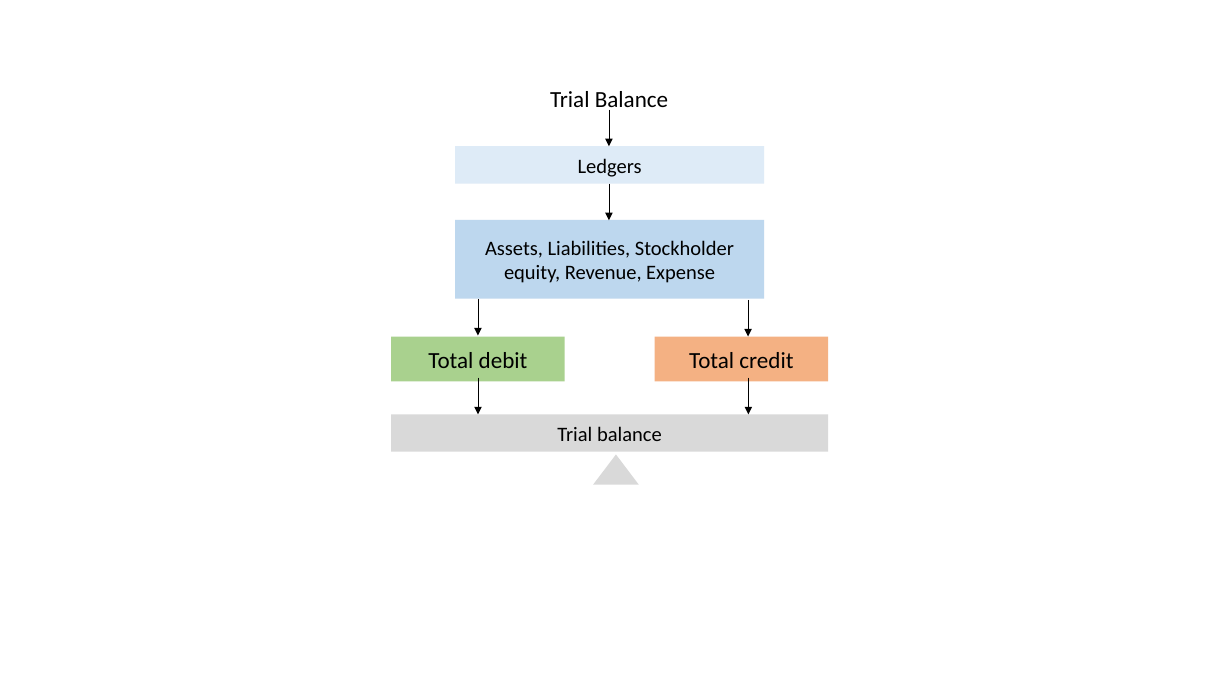
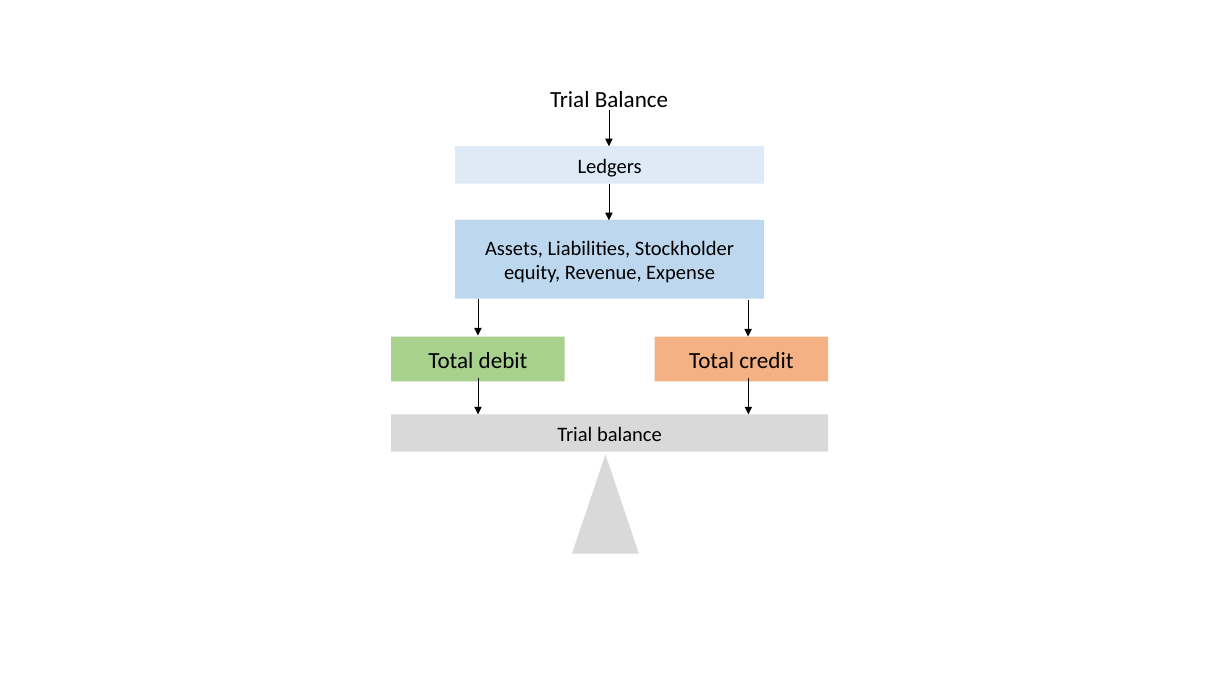
Before and after one commit to leonardodls/product-introduction-financial-accounting, a slide deck: slide 3 of assets/public/Chapter_2_Recording_accounting_transactions/documents/resources/Media/2.1.pptx. Drawn at 1232x693 pixels with LibreOffice and Linux fonts; fonts in the diff are those of the drawing. Boxes give left, top, right and bottom in pixels: in the first picture for what was removed or moved away, otherwise in the second. Text is boxed around its words. In the diff, an @@ line names an element or a change of style, - is before the commit and + after.

```diff
--- a/assets/public/Chapter_2_Recording_accounting_transactions/documents/resources/Media/2.1.pptx
+++ b/assets/public/Chapter_2_Recording_accounting_transactions/documents/resources/Media/2.1.pptx
@@ triangle: place and size @@
-triangle at [593, 455, 640, 485]
+triangle at [572, 455, 639, 554]
```
Also in this commit, not shown: 57 other files.
